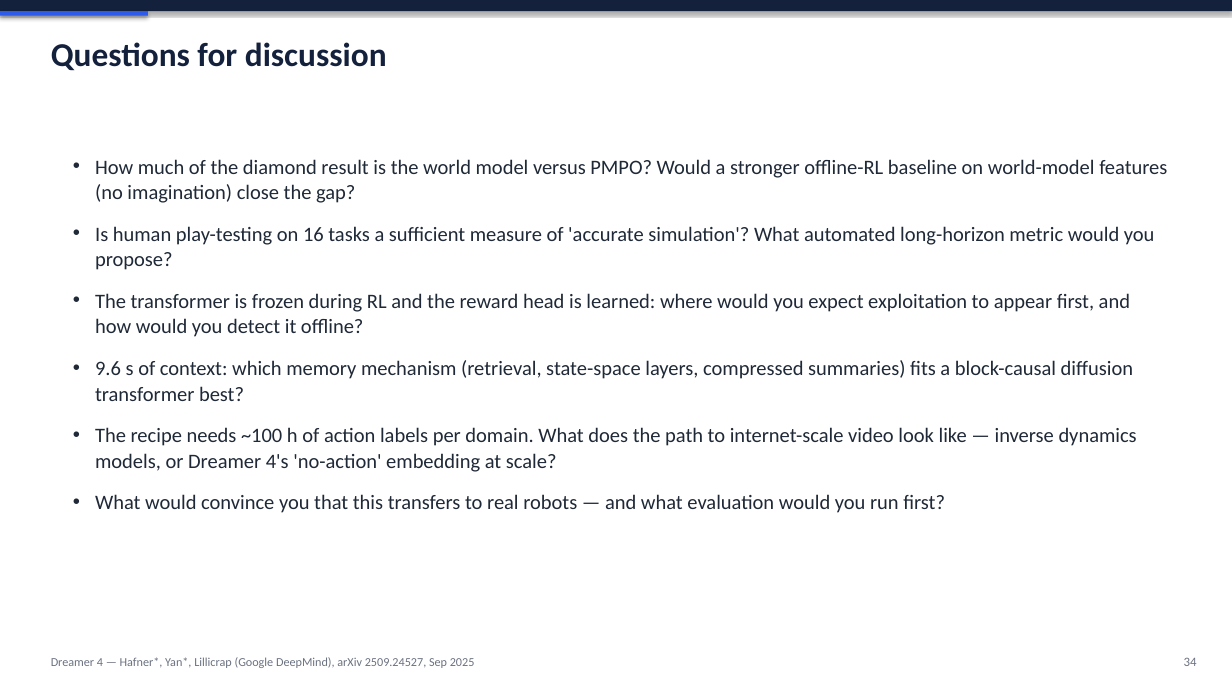
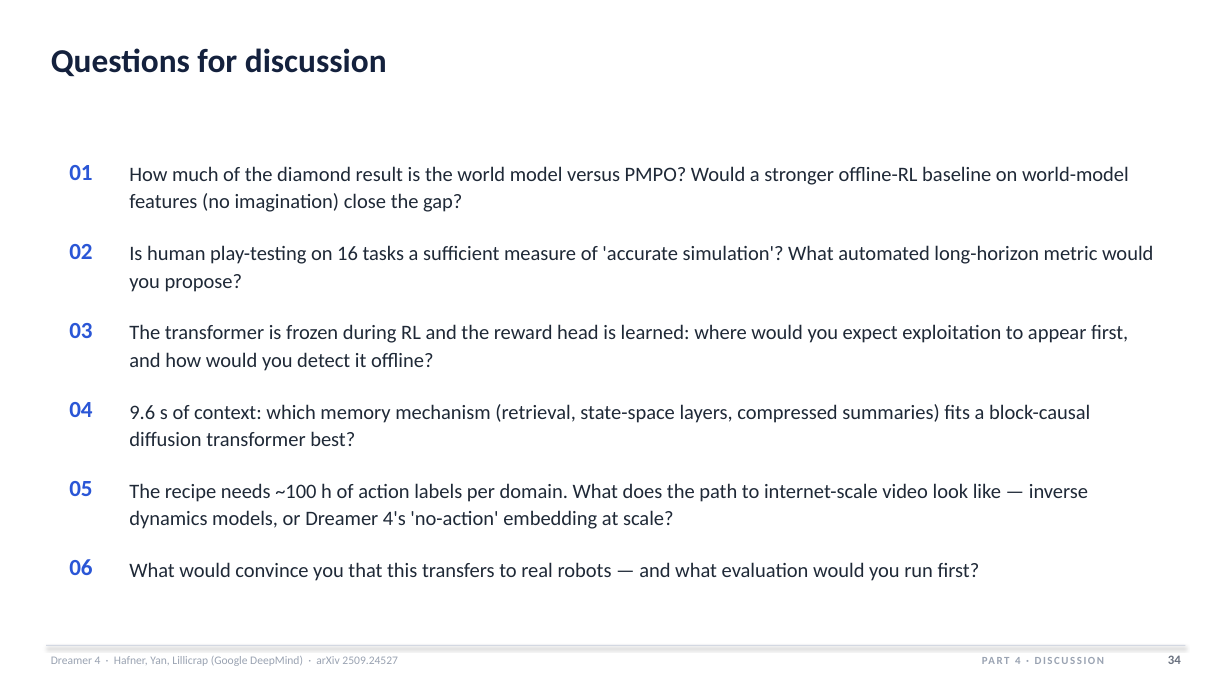
Before and after one commit to HarmannBitte/Dreamer-4, a slide deck: slide 34 of presentation/Dreamer4_Deep_Dive.pptx. Drawn at 1232x693 pixels with LibreOffice and Linux fonts; fonts in the diff are those of the drawing. Boxes give left, top, right and bottom in pixels: in the first picture for what was removed or moved away, otherwise in the second. Text is boxed around its words. In the diff, an @@ line names an element or a change of style, - is before the commit and + after.

```diff
--- a/presentation/Dreamer4_Deep_Dive.pptx
+++ b/presentation/Dreamer4_Deep_Dive.pptx
@@ rectangle removed at (x1=0, y1=0, x2=1232, y2=11) @@
@@ rectangle removed at (x1=0, y1=11, x2=148, y2=16) @@
@@ text "Questions for discussion" moved from (x1=51, y1=42, x2=387, y2=71) to (x1=51, y1=48, x2=387, y2=77) @@
@@ text added at (x1=69, y1=165, x2=92, y2=180), 18 pt, text #2A56D6, bold @@
+01
@@ text removed at (x1=95, y1=159, x2=1167, y2=513) @@
-• How much of the diamond result is the world model versus PMPO? Would a stronger offline-RL baseline on world-model features (no imagination) close the gap?
-• Is human play-testing on 16 tasks a sufficient measure of 'accurate simulation'? What automated long-horizon metric would you propose?
-• The transformer is frozen during RL and the reward head is learned: where would you expect exploitation to appear first, and how would you detect it offline?
-• 9.6 s of context: which memory mechanism (retrieval, state-space layers, compressed summaries) fits a block-causal diffusion transformer best?
-• The recipe needs ~100 h of action labels per domain. What does the path to internet-scale video look like — inverse dynamics models, or Dreamer 4's 'no-action' embedding at scale?
-• What would convince you that this transfers to real robots — and what evaluation would you run first?
@@ text added at (x1=129, y1=166, x2=1129, y2=212), 16 pt, text #1F2937 @@
+How much of the diamond result is the world model versus PMPO? Would a stronger offline-RL baseline on world-model features (no imagination) close the gap?
@@ text added at (x1=69, y1=244, x2=92, y2=259), 18 pt, text #2A56D6, bold @@
+02
@@ text added at (x1=129, y1=245, x2=1153, y2=292), 16 pt, text #1F2937 @@
+Is human play-testing on 16 tasks a sufficient measure of 'accurate simulation'? What automated long-horizon metric would you propose?
@@ text added at (x1=69, y1=323, x2=92, y2=338), 18 pt, text #2A56D6, bold @@
+03
@@ text added at (x1=129, y1=324, x2=1128, y2=371), 16 pt, text #1F2937 @@
+The transformer is frozen during RL and the reward head is learned: where would you expect exploitation to appear first, and how would you detect it offline?
@@ text added at (x1=69, y1=402, x2=92, y2=417), 18 pt, text #2A56D6, bold @@
+04
@@ text added at (x1=129, y1=404, x2=1090, y2=446), 16 pt, text #1F2937 @@
+9.6 s of context: which memory mechanism (retrieval, state-space layers, compressed summaries) fits a block-causal diffusion transformer best?
@@ text added at (x1=69, y1=481, x2=92, y2=496), 18 pt, text #2A56D6, bold @@
+05
@@ text added at (x1=129, y1=483, x2=1088, y2=529), 16 pt, text #1F2937 @@
+The recipe needs ~100 h of action labels per domain. What does the path to internet-scale video look like — inverse dynamics models, or Dreamer 4's 'no-action' embedding at scale?
@@ text added at (x1=69, y1=559, x2=92, y2=575), 18 pt, text #2A56D6, bold @@
+06
@@ text added at (x1=129, y1=562, x2=980, y2=581), 16 pt, text #1F2937 @@
+What would convince you that this transfers to real robots — and what evaluation would you run first?
@@ rectangle added at (x1=46, y1=645, x2=1186, y2=646), fill #D3D8E2 @@
@@ text at (x1=51, y1=656, x2=398, y2=666): text changed; size 9.5 to 9 pt; text colour #6B7280 to #9AA3B2 @@
-Dreamer 4 — Hafner*, Yan*, Lillicrap (Google DeepMind), arXiv 2509.24527, Sep 2025
+Dreamer 4 · Hafner, Yan, Lillicrap (Google DeepMind) · arXiv 2509.24527
@@ text added at (x1=1015, y1=657, x2=1021, y2=664), 8.5 pt, text #9AA3B2, bold @@
+PART 4 · DISCUSSION
@@ text "34" at (x1=1168, y1=655, x2=1181, y2=664): bold on @@
```
Also in this commit, not shown: 38 other slides changed, 6 other files.
